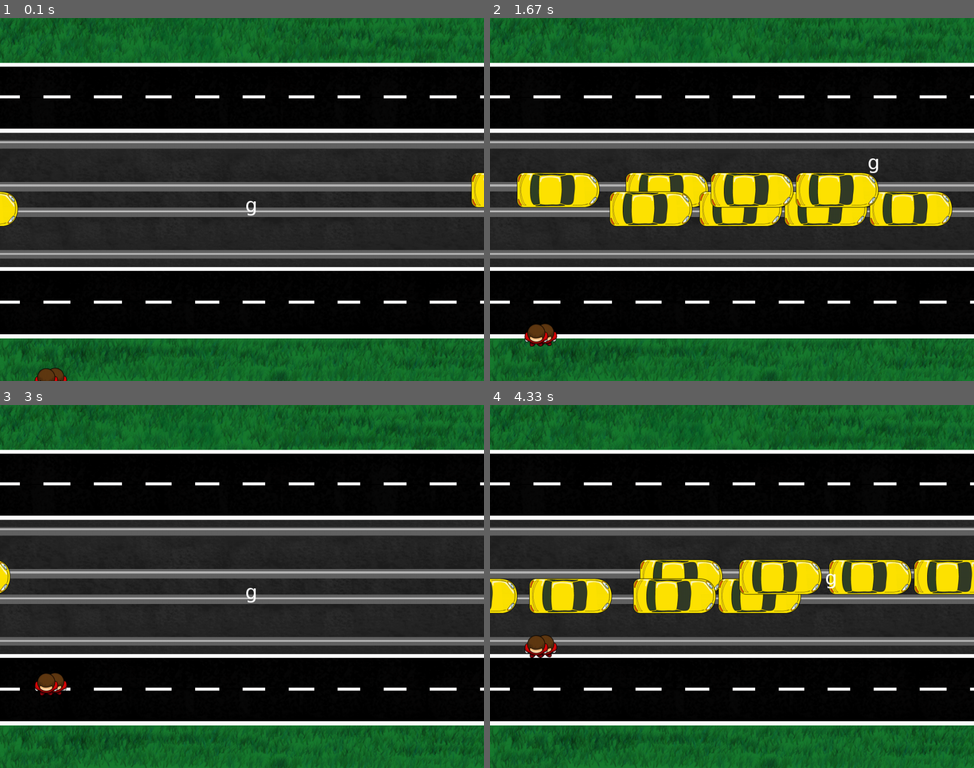
Above: before the commit, frames 1-4 (two rows, left to right).
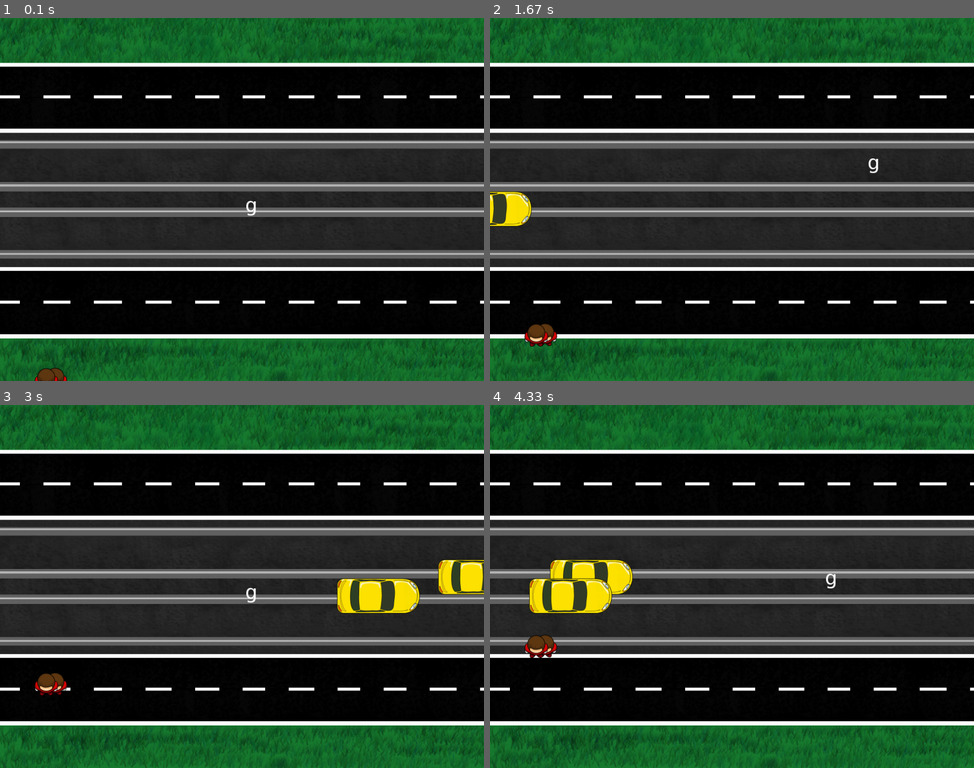
Above: after the commit, the same moments.

Repository: DanielKinsman/ghost-safety-squad-tigjamau
Game: pygame game, started from game.py
Two runs of this game, one before a commit and one after it. Both use one fixed random seed, a clock stepped at 60 frames per second and the inputs below. The source is Python 2; it was converted automatically to run under Python 3.
Inputs:
- Up to frame 1 (0.1 s): no input
- Up to frame 2 (1.67 s): hold D 0.33-0.8 s; hold W 0.83-1.13 s; hold D 1.17-1.63 s
- Up to frame 3 (3 s): hold A 1.67-2.2 s; hold S 2.23-2.53 s; hold A 2.57-2.97 s
- Up to frame 4 (4.33 s): hold W 3-3.37 s; hold D 3.4-4.03 s; hold S from 4.07 s (still down)

The runs differ from the first frame. In frame 1, 0.5% of the frame differs, in the area x 0-100%, y 42-58%; in frame 2, 10%, in the area x 0-96%, y 42-58%; in frame 3, 2.4%; in frame 4, 8.6%.

Commit message:
Randomized delay to car spawning

Diff:
--- a/game.py
+++ b/game.py
@@ -88,6 +88,7 @@
     SPAWN_PEOPLE_BELOW = 2
     SPAWN_CARS_BELOW = 8
     CAR_VELOCITY = 10
+    CAR_SPAWN_DELAY_AVERAGE = 1500
 
     def __init__(self):
         self.screen = pygame.display.set_mode((Game.WIDTH, Game.HEIGHT))
@@ -100,6 +101,9 @@
 
         self.carimage = pygame.image.load('images/car.png')
         self.carGroup = pygame.sprite.RenderUpdates()
+
+        self.carsSpawnDelay = Game.CAR_SPAWN_DELAY_AVERAGE
+        self.carSpawnLast = 0
 
         self.player = Player('images/player.png')
         self.player.position = euclid.Vector2(self.screen.get_width() / 2 + 20, self.screen.get_height() / 2 + 20)
@@ -214,6 +218,14 @@
         self.personGroup.add(person)
 
     def spawnCars(self):
+        now = pygame.time.get_ticks()
+        elapsed = now - self.carSpawnLast
+        if elapsed < self.carsSpawnDelay:
+            return
+
+        self.carsSpawnDelay = Game.CAR_SPAWN_DELAY_AVERAGE + random.randint(-500, +500)
+        self.carSpawnLast = now
+
         if len(self.carGroup.sprites()) < Game.SPAWN_CARS_BELOW:
 
             #pick a random side (left or right)
